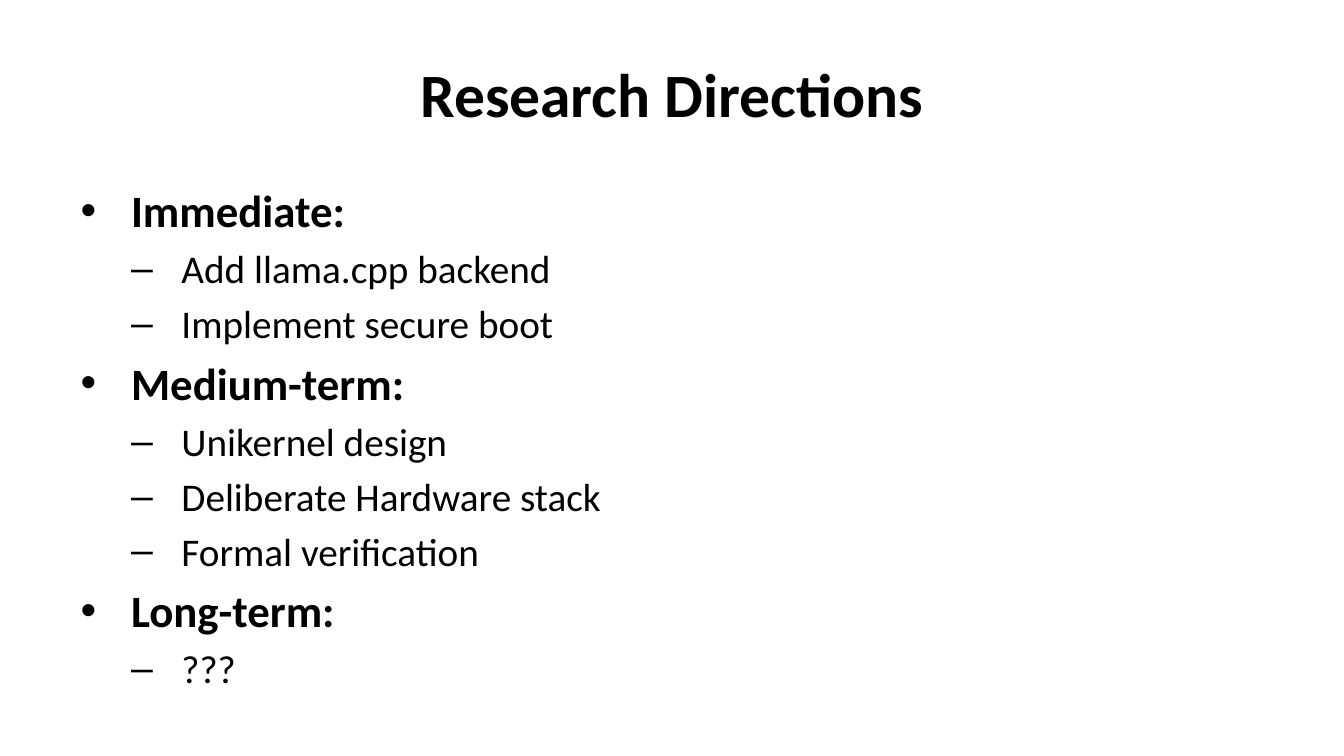
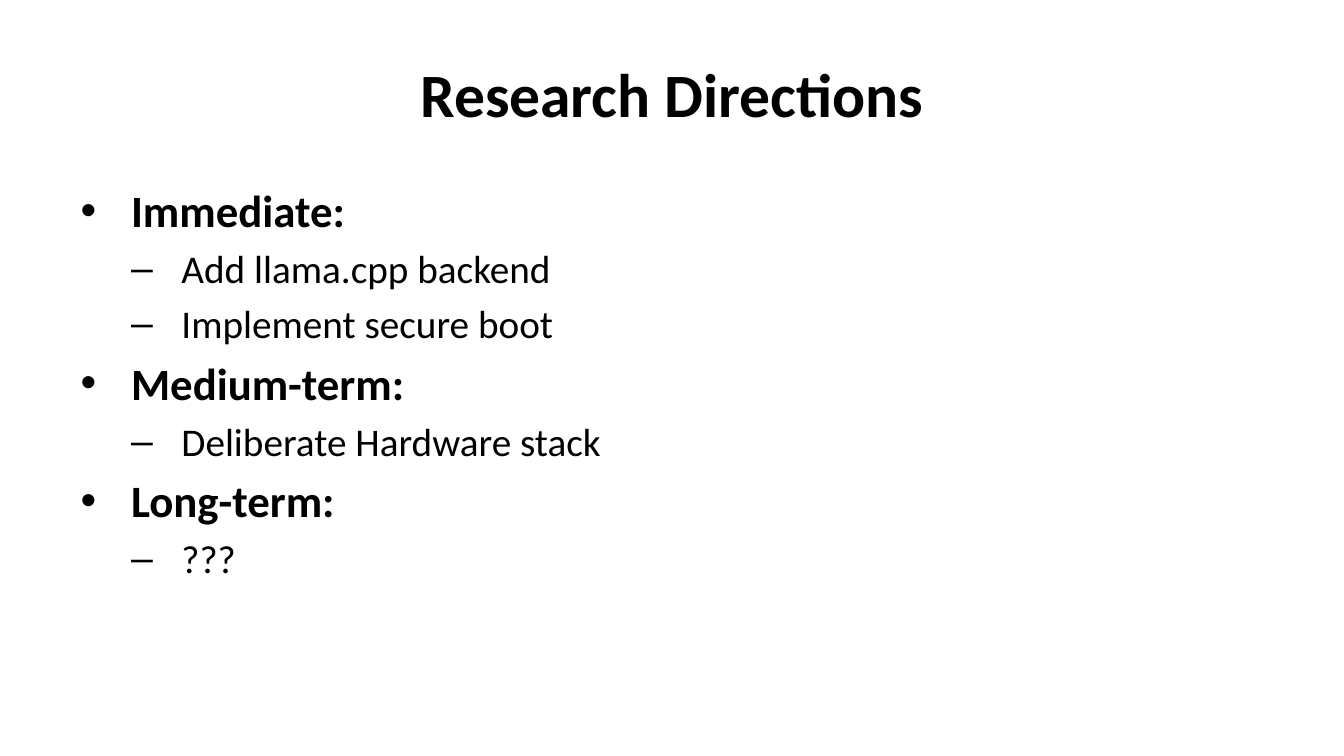
Before and after one commit to luiscosio/muInference, a slide deck: slide 20 of documentation/muinferece-slides.pptx (slide 19 before the commit). Drawn at 1344x756 pixels with LibreOffice and Linux fonts; fonts in the diff are those of the drawing. Boxes give left, top, right and bottom in pixels: in the first picture for what was removed or moved away, otherwise in the second. Text is boxed around its words. In the diff, an @@ line names an element or a change of style, - is before the commit and + after.

```diff
--- a/documentation/muinferece-slides.pptx
+++ b/documentation/muinferece-slides.pptx
@@ text at bbox=[181, 428, 447, 463]: paragraph removed @@
-  – Unikernel design
@@ text at bbox=[181, 538, 479, 567]: paragraph removed @@
-  – Formal verification
```
Also in this commit, not shown: 10 other slides changed, 1 slide added, 3 other files.
